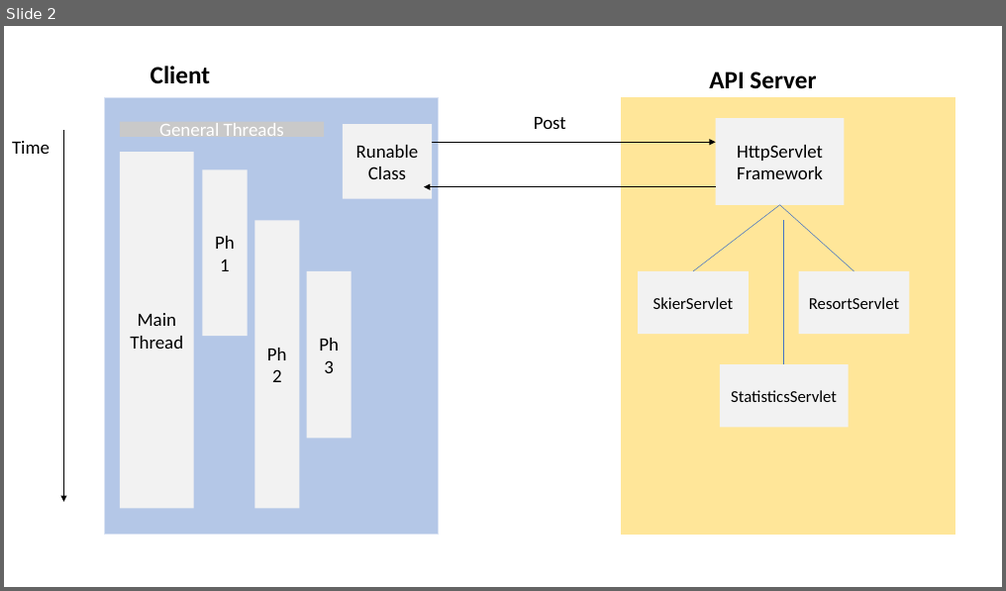
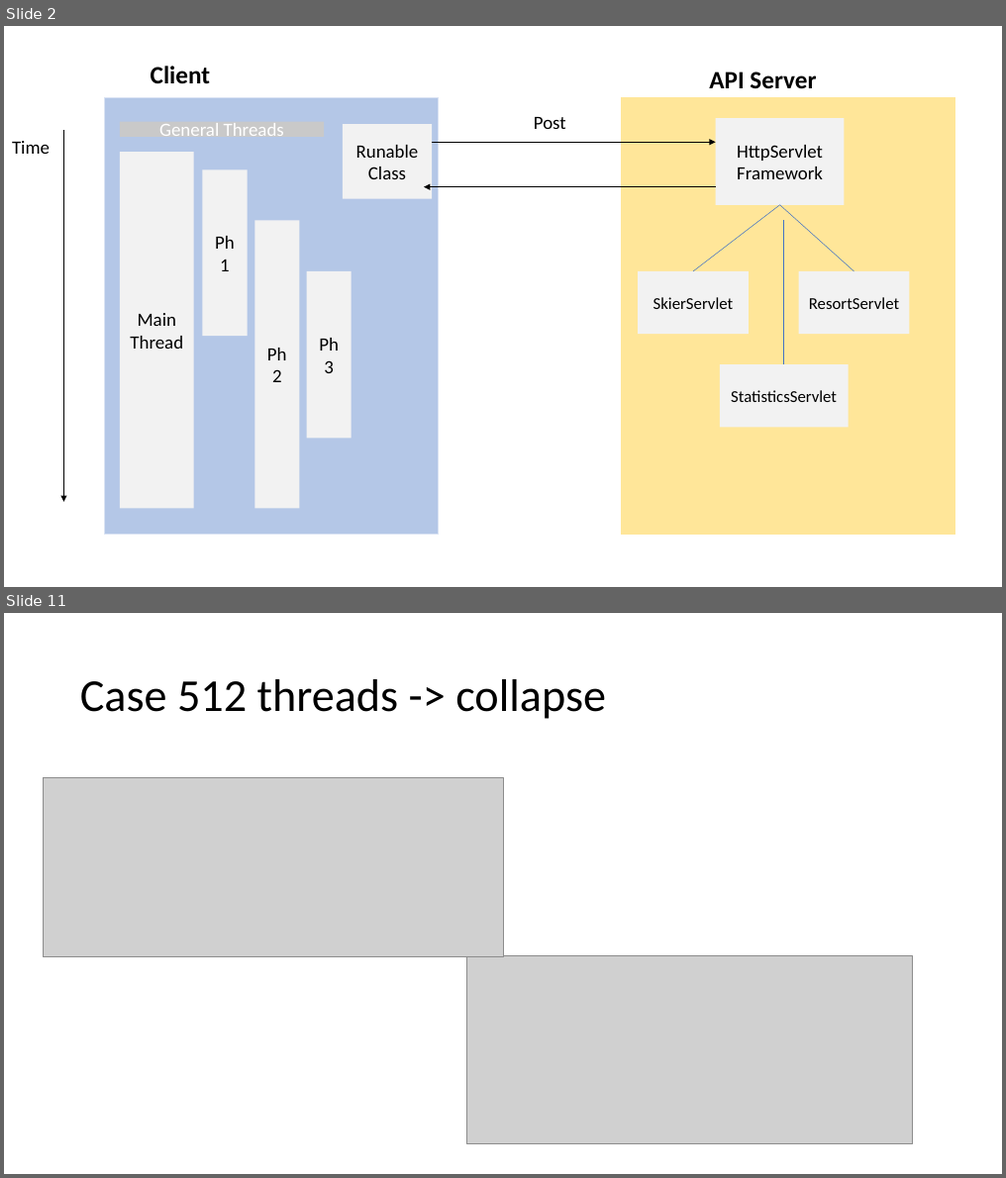
Before and after one commit to fjprobos/CS6650-Distributed-System, a slide deck: lab6/CS6650 Lab 6.pptx. Shown one above the other, each under a label of ours: slide 2 before the commit, slides 2 and 11 after it; the slides between them are not shown. The pictures are 1006x591 and 1006x1178 pixels, drawn with LibreOffice and Linux fonts; fonts in the diff are those of the drawing; grey boxes stand for pictures. Boxes give left, top, right and bottom in pixels: in the first picture for what was removed or moved away, otherwise in the second. Text is boxed around its words. In the diff, an @@ line names an element or a change of style, - is before the commit and + after.

```diff
--- a/lab6/CS6650 Lab 6.pptx
+++ b/lab6/CS6650 Lab 6.pptx
@@ slide 11 added at (x1=4, y1=613, x2=1002, y2=1174), background #FFFFFF @@
@@ title added at (x1=80, y1=679, x2=606, y2=719), 44 pt, text #000000 @@
+Case 512 threads -> collapse
@@ picture added at (x1=43, y1=777, x2=503, y2=958) @@
@@ picture added at (x1=466, y1=956, x2=912, y2=1145) @@
```
Also in this commit, not shown: 1 slide changed, 8 other slides added.
